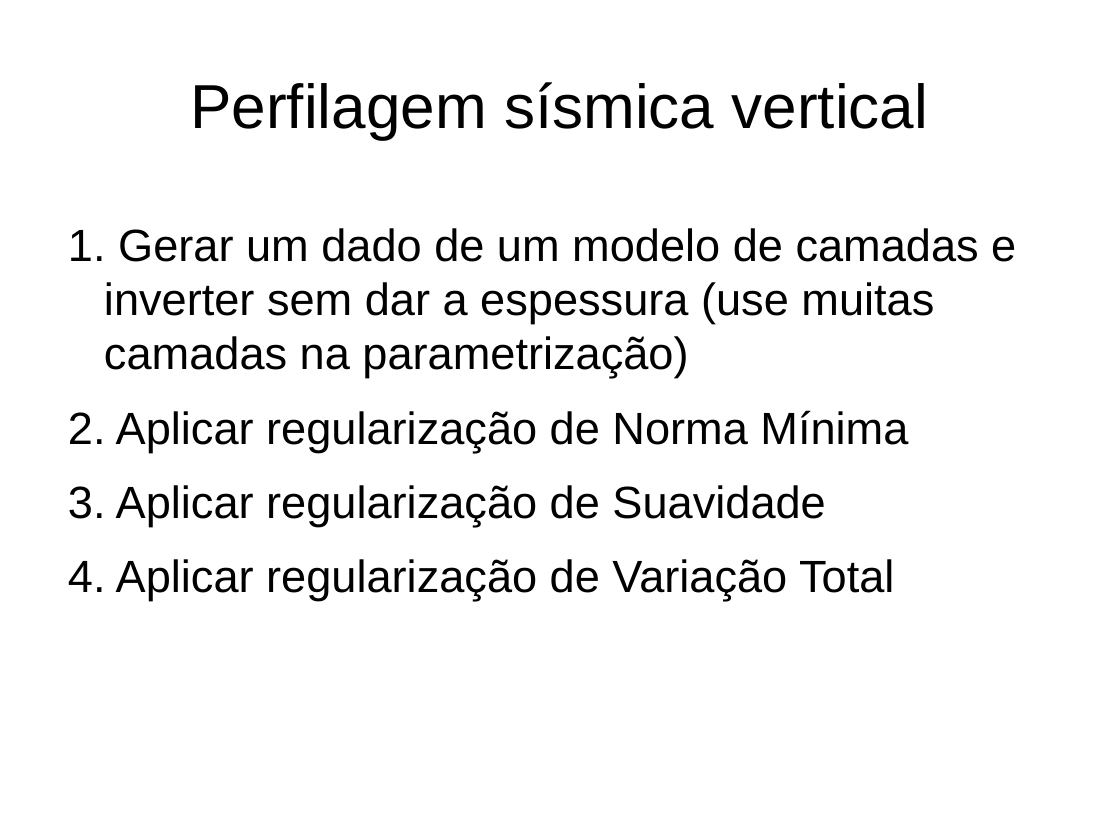
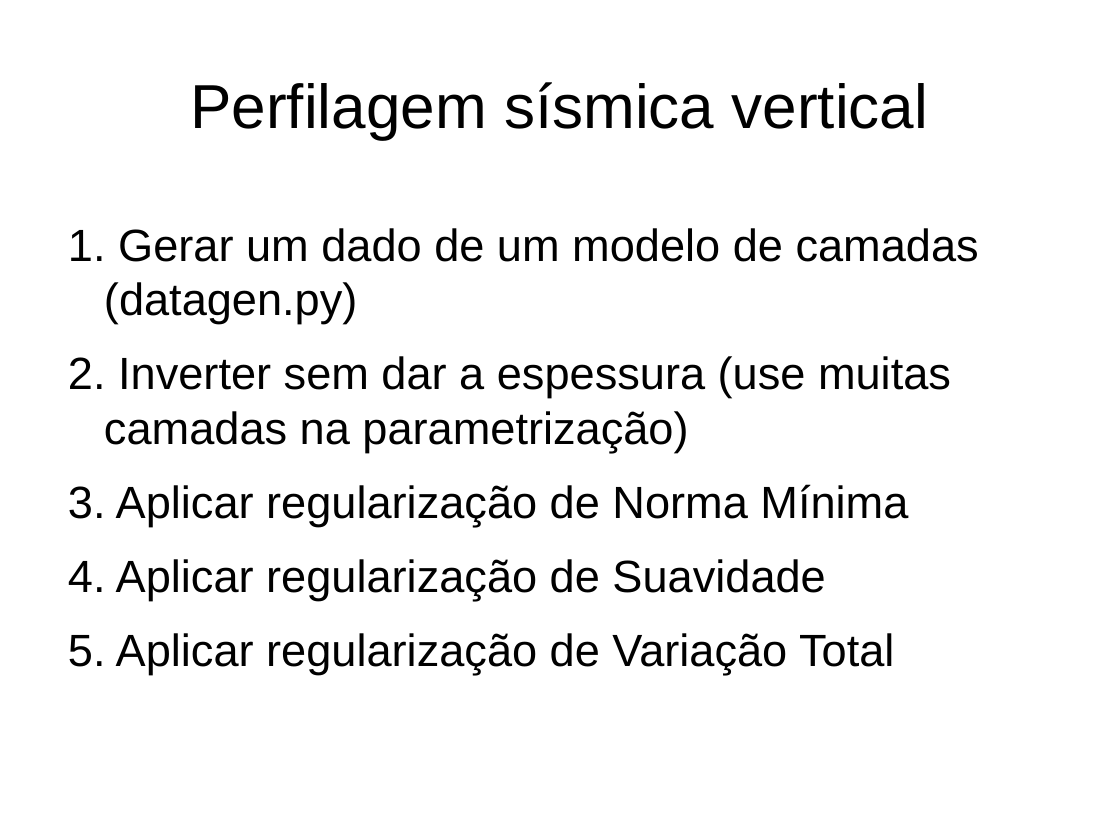
Before and after one commit to pinga-lab/inverse-problems-old, a slide deck: slide 3 of aulas/aula3/praticas/guia.odp. Drawn at 1120x840 pixels with LibreOffice and Linux fonts; fonts in the diff are those of the drawing. Boxes give left, top, right and bottom in pixels: in the first picture for what was removed or moved away, otherwise in the second. Text is boxed around its words. In the diff, an @@ line names an element or a change of style, - is before the commit and + after.

```diff
--- a/aulas/aula3/praticas/guia.odp
+++ b/aulas/aula3/praticas/guia.odp
@@ text at <box>104,228,979,452</box>: text changed @@
-1. Gerar um dado de um modelo de camadas e inverter sem dar a espessura (use muitas camadas na parametrização)
+1. Gerar um dado de um modelo de camadas (datagen.py)
+2. Inverter sem dar a espessura (use muitas camadas na parametrização)
@@ text at <box>116,484,908,675</box>: indent changed @@
```
Also in this commit, not shown: 1 other slide changed, 11 other files.
